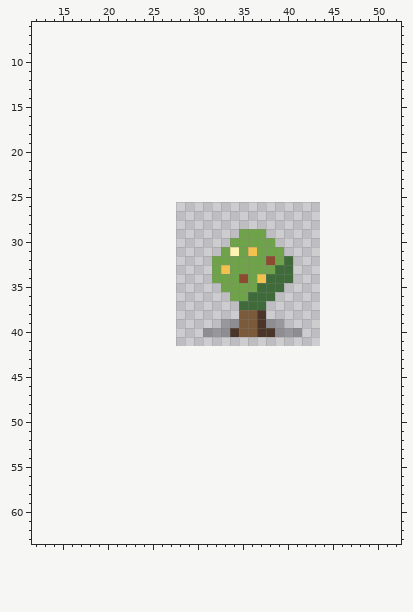
One commit to this pixel-art file: game/pixel-plants/su-he-xiang.aseprite. The picture above is the old version.
16x16 pixels, 1 frame. Shown: x 12..52, y 6..63. The old version is drawn lined up with the new one, on the new canvas.
Now the later version:
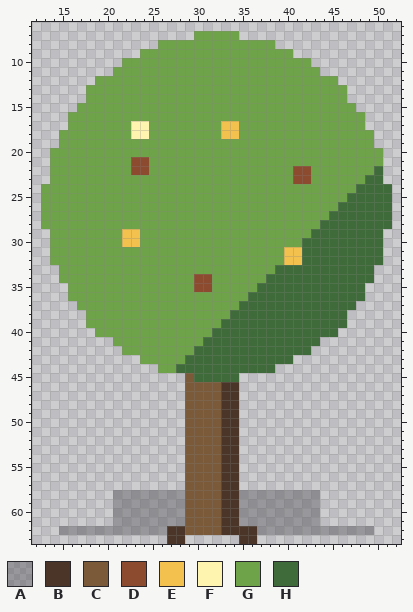
Palette (. is transparent): A #1a1a204c  B #4a3528  C #7a5a38  D #8c4a2e  E #f2c14e  F #fff3b0  G #6fa34a  H #3f6b3a
From old to new:
canvas 16x16 -> 64x64, the old top-left corner now at 28,26
@@ x 12..52 @@
  6 .........................................
- 7 .........................................
- 8 .........................................
- 9 .........................................
-10 .........................................
-11 .........................................
-12 .........................................
-13 .........................................
-14 .........................................
-15 .........................................
-16 .........................................
-17 .........................................
-18 .........................................
-19 .........................................
-20 .........................................
-21 .........................................
-22 .........................................
-23 .........................................
-24 .........................................
-25 .........................................
-26 .........................................
-27 .........................................
-28 .........................................
-29 .......................GGG...............
-30 ......................GGGGG..............
-31 .....................GFGEGGG.............
-32 ....................GGGGGGDGH............
-33 ....................GEGGGGGHH............
-34 ....................GGGDGEHHH............
-35 .....................GGGGHHH.............
-36 ......................GGHHH..............
-37 .......................HHH...............
-38 .......................CCB...............
-39 .....................AACCBAA.............
-40 ...................AAABCCBBAAA...........
-41 .........................................
-42 .........................................
-43 .........................................
-44 .........................................
-45 .........................................
-46 .........................................
-47 .........................................
-48 .........................................
-49 .........................................
-50 .........................................
-51 .........................................
-52 .........................................
-53 .........................................
-54 .........................................
-55 .........................................
-56 .........................................
-57 .........................................
-58 .........................................
-59 .........................................
-60 .........................................
-61 .........................................
-62 .........................................
-63 .........................................
+ 7 ..................GGGGG..................
+ 8 ..............GGGGGGGGGGGGG..............
+ 9 ............GGGGGGGGGGGGGGGGG............
+10 ..........GGGGGGGGGGGGGGGGGGGGG..........
+11 .........GGGGGGGGGGGGGGGGGGGGGGG.........
+12 .......GGGGGGGGGGGGGGGGGGGGGGGGGGG.......
+13 ......GGGGGGGGGGGGGGGGGGGGGGGGGGGGG......
+14 ......GGGGGGGGGGGGGGGGGGGGGGGGGGGGG......
+15 .....GGGGGGGGGGGGGGGGGGGGGGGGGGGGGGG.....
+16 ....GGGGGGGGGGGGGGGGGGGGGGGGGGGGGGGGG....
+17 ....GGGGGGGFFGGGGGGGGEEGGGGGGGGGGGGGG....
+18 ...GGGGGGGGFFGGGGGGGGEEGGGGGGGGGGGGGGG...
+19 ...GGGGGGGGGGGGGGGGGGGGGGGGGGGGGGGGGGG...
+20 ..GGGGGGGGGGGGGGGGGGGGGGGGGGGGGGGGGGGGG..
+21 ..GGGGGGGGGDDGGGGGGGGGGGGGGGGGGGGGGGGGG..
+22 ..GGGGGGGGGDDGGGGGGGGGGGGGGGGDDGGGGGGGH..
+23 ..GGGGGGGGGGGGGGGGGGGGGGGGGGGDDGGGGGGHH..
+24 .GGGGGGGGGGGGGGGGGGGGGGGGGGGGGGGGGGGHHHH.
+25 .GGGGGGGGGGGGGGGGGGGGGGGGGGGGGGGGGGHHHHH.
+26 .GGGGGGGGGGGGGGGGGGGGGGGGGGGGGGGGGHHHHHH.
+27 .GGGGGGGGGGGGGGGGGGGGGGGGGGGGGGGGHHHHHHH.
+28 .GGGGGGGGGGGGGGGGGGGGGGGGGGGGGGGHHHHHHHH.
+29 ..GGGGGGGGEEGGGGGGGGGGGGGGGGGGGHHHHHHHH..
+30 ..GGGGGGGGEEGGGGGGGGGGGGGGGGGGHHHHHHHHH..
+31 ..GGGGGGGGGGGGGGGGGGGGGGGGGGEEHHHHHHHHH..
+32 ..GGGGGGGGGGGGGGGGGGGGGGGGGGEEHHHHHHHHH..
+33 ...GGGGGGGGGGGGGGGGGGGGGGGGHHHHHHHHHHH...
+34 ...GGGGGGGGGGGGGGGDDGGGGGGHHHHHHHHHHHH...
+35 ....GGGGGGGGGGGGGGDDGGGGGHHHHHHHHHHHH....
+36 ....GGGGGGGGGGGGGGGGGGGGHHHHHHHHHHHHH....
+37 .....GGGGGGGGGGGGGGGGGGHHHHHHHHHHHHH.....
+38 ......GGGGGGGGGGGGGGGGHHHHHHHHHHHHH......
+39 ......GGGGGGGGGGGGGGGHHHHHHHHHHHHHH......
+40 .......GGGGGGGGGGGGGHHHHHHHHHHHHHH.......
+41 .........GGGGGGGGGGHHHHHHHHHHHHH.........
+42 ..........GGGGGGGGHHHHHHHHHHHHH..........
+43 ............GGGGGHHHHHHHHHHHH............
+44 ..............GGHHHHHHHHHHH..............
+45 .................CHHHHH..................
+46 .................CCCCBB..................
+47 .................CCCCBB..................
+48 .................CCCCBB..................
+49 .................CCCCBB..................
+50 .................CCCCBB..................
+51 .................CCCCBB..................
+52 .................CCCCBB..................
+53 .................CCCCBB..................
+54 .................CCCCBB..................
+55 .................CCCCBB..................
+56 .................CCCCBB..................
+57 .................CCCCBB..................
+58 .........AAAAAAAACCCCBBAAAAAAAAA.........
+59 .........AAAAAAAACCCCBBAAAAAAAAA.........
+60 .........AAAAAAAACCCCBBAAAAAAAAA.........
+61 .........AAAAAAAACCCCBBAAAAAAAAA.........
+62 ...AAAAAAAAAAAABBCCCCBBBBAAAAAAAAAAAAA...
+63 ...............BB......BB................
Where, in picture pixels (left, top, right, bottom), the same in both pictures:
changed: (41, 31, 392, 544)
